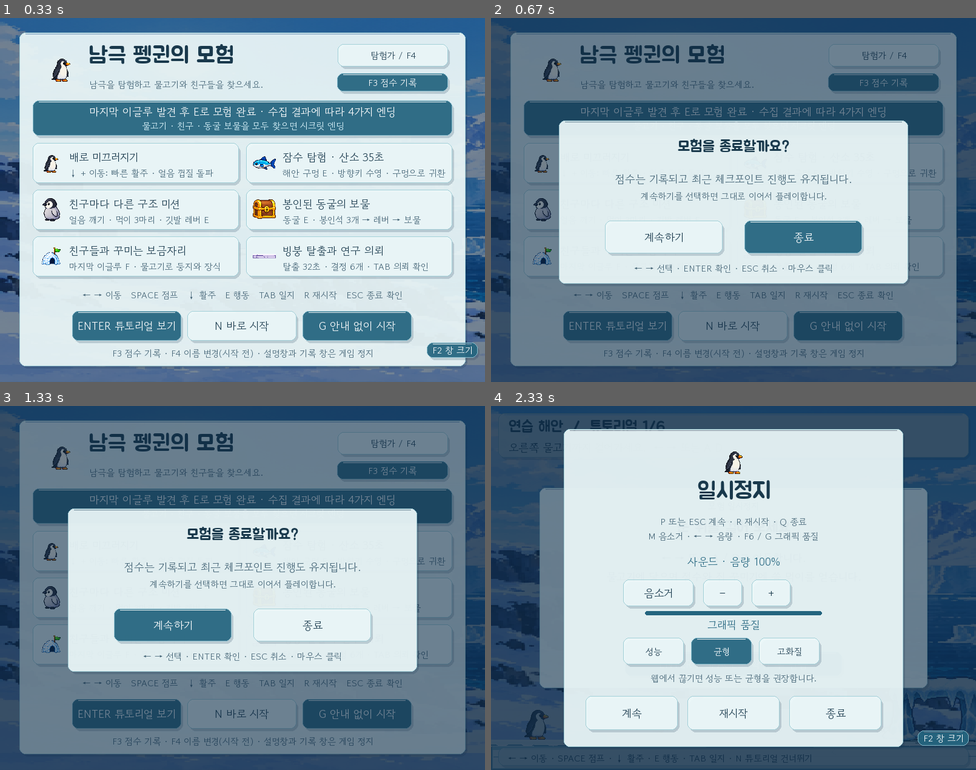
Above: before the commit, frames 1-4 (two rows, left to right).
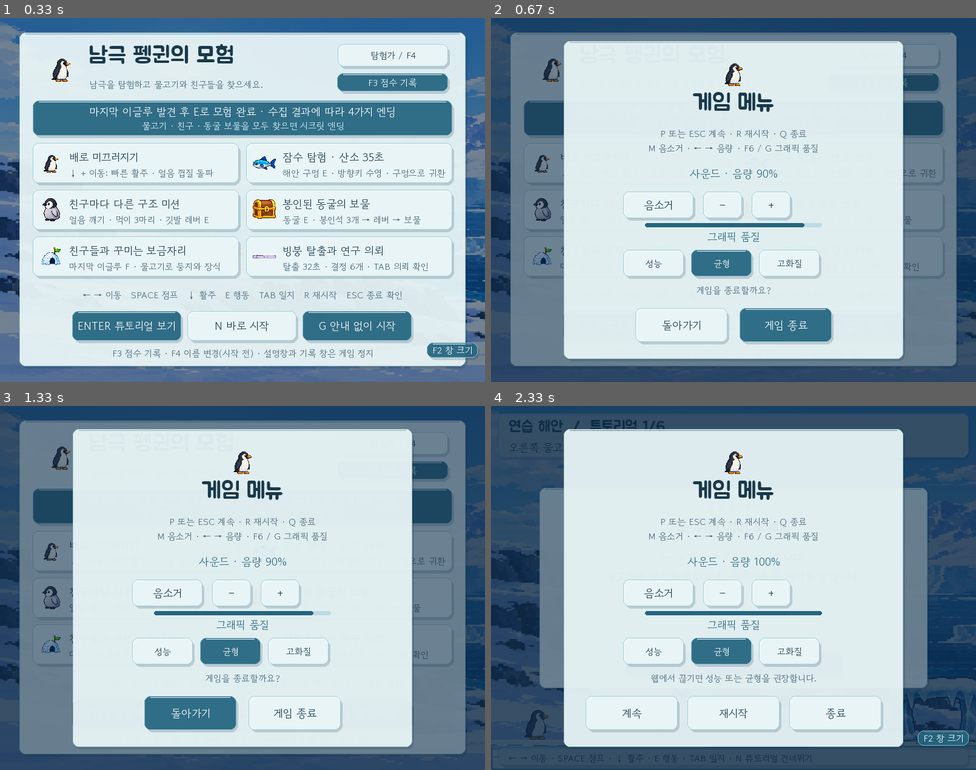
Above: after the commit, the same moments.

Repository: CJE-cpu/penguingame
Game: pygame game, started from pygame/main.py
Two runs of this game, one before a commit and one after it. Both use one fixed random seed, a clock stepped at 60 frames per second and the inputs below.
Inputs:
- Up to frame 1 (0.33 s): no input
- Up to frame 2 (0.67 s): hold Esc from 0.33 s (still down); hold Right from 0.33 s (still down)
- Up to frame 3 (1.33 s): release Esc at 0.8 s; release Right at 0.8 s; hold Right from 0.88 s (still down)
- Up to frame 4 (2.33 s): release Right at 1.35 s; hold Space 1.43-1.73 s; hold Up 1.43-1.73 s; tap Space at 1.77 s; hold P from 2.1 s (still down); hold Up from 2.1 s (still down)

Frame 1 is identical in both runs. In frame 2, 37% of the frame differs, in the area x 14-86%, y 6-94%; in frame 3, 37%; in frame 4, 0.5%.

Commit message:
Unify pause settings and exit menu

Diff:
--- a/pygame/main.py
+++ b/pygame/main.py
@@ -227,6 +227,7 @@
         self.run_id = uuid4().hex
         self.exit_open = False
         self.exit_choice = False
+        self.exit_return_paused = False
         self.restart_open = False
         self.restart_choice = False
         self.ending_prompt_open = False
@@ -471,6 +472,19 @@
     def handle_key(self, key):
         # Keep pause controls isolated from normal gameplay input.
         if getattr(self, 'paused', False):
+            if self.exit_open:
+                if key in (pg.K_ESCAPE, pg.K_n, pg.K_q):
+                    self.cancel_exit()
+                elif key in (pg.K_LEFT, pg.K_RIGHT, pg.K_TAB):
+                    self.exit_choice = not self.exit_choice
+                elif key == pg.K_y:
+                    self.quit_requested = True
+                elif key in (pg.K_RETURN, pg.K_SPACE):
+                    if self.exit_choice:
+                        self.quit_requested = True
+                    else:
+                        self.cancel_exit()
+                return False
             if key in (pg.K_p, pg.K_ESCAPE):
                 self.paused = False
                 self.content.say('계속')
@@ -495,7 +509,6 @@
                 self.ask_restart()
                 return False
             if key == pg.K_q:
-                self.paused = False
                 self.ask_exit()
                 return False
             return False
@@ -657,8 +670,14 @@
 
     def ask_exit(self):
         if not self.exit_open:
+            self.exit_return_paused = bool(getattr(self, 'paused', False))
+            self.paused = True
             self.exit_open = True
             self.exit_choice = False
+
+    def cancel_exit(self):
+        self.exit_open = False
+        self.paused = bool(getattr(self, 'exit_return_paused', False))
 
     def ask_restart(self):
         if not self.restart_open:
@@ -671,6 +690,13 @@
 
     def handle_click(self, pos):
         if getattr(self, 'paused', False):
+            if self.exit_open:
+                cancel, confirm = self.ui.exit_buttons()
+                if cancel.collidepoint(pos):
+                    self.cancel_exit()
+                elif confirm.collidepoint(pos):
+                    self.quit_requested = True
+                return
             resume, restart, quitb = self.ui.pause_buttons()
             mute, quieter, louder = self.ui.pause_audio_buttons()
             quality_buttons = self.ui.pause_quality_buttons()
@@ -701,7 +727,6 @@
                 self.ask_restart()
                 return
             if quitb.collidepoint(pos):
-                self.paused = False
                 self.ask_exit()
                 return
             return
@@ -1535,8 +1560,6 @@
             self.ui.restart_dialog(self,screen)
         if self.ending_prompt_open:
             self.ui.ending_prompt(self,screen)
-        if self.exit_open:
-            self.ui.exit_dialog(self,screen)
         if getattr(self, 'paused', False):
             self.ui.pause_menu(self, screen)
 
--- a/pygame/test_game.py
+++ b/pygame/test_game.py
@@ -101,6 +101,22 @@
         game.handle_click(game.ui.pause_quality_buttons()[0].center)
         self.assertEqual(game.quality_index, 0)
         self.assertEqual(game.quality, 'performance')
+
+    def test_pause_exit_confirmation_stays_inside_game_menu(self):
+        game = self.game
+        game.paused = True
+        game.handle_key(pg.K_q)
+        self.assertTrue(game.paused)
+        self.assertTrue(game.exit_open)
+        game.handle_key(pg.K_ESCAPE)
+        self.assertTrue(game.paused)
+        self.assertFalse(game.exit_open)
+        game.handle_click(game.ui.pause_buttons()[2].center)
+        self.assertTrue(game.paused)
+        self.assertTrue(game.exit_open)
+        game.handle_click(game.ui.exit_buttons()[0].center)
+        self.assertTrue(game.paused)
+        self.assertFalse(game.exit_open)
 
     def test_context_slot_moves_below_full_potion_and_objective_rows(self):
         ui = self.game.ui
@@ -1171,6 +1187,7 @@
         g.content.escape_left = 20
         g.handle_key(pg.K_ESCAPE)
         self.assertTrue(g.exit_open)
+        self.assertTrue(g.paused)
         self.assertFalse(g.exit_choice)
         snapshot = (g.time,g.player.copy(),g.content.oxygen,g.effects.copy(),g.grow_guard,g.content.escape_left)
         g.handle_key(pg.K_r)
@@ -1179,6 +1196,7 @@
         g.draw(self.screen)
         g.handle_key(pg.K_ESCAPE)
         self.assertFalse(g.exit_open)
+        self.assertFalse(g.paused)
         self.assertEqual(g.coach.modal,lesson)
         self.assertFalse(g.quit_requested)
         g.coach.modal = None
@@ -1200,6 +1218,7 @@
         g.ask_exit()
         g.handle_click(g.ui.exit_buttons()[0].center)
         self.assertFalse(g.exit_open)
+        self.assertFalse(g.paused)
         g.ask_exit()
         g.handle_key(pg.K_RIGHT)
         g.handle_key(pg.K_RETURN)
--- a/pygame/ui.py
+++ b/pygame/ui.py
@@ -256,7 +256,7 @@
                 for index, (action, label) in enumerate(choices)]
 
     def exit_buttons(self):
-        return pg.Rect(188,334,194,54),pg.Rect(418,334,194,54)
+        return pg.Rect(238,478,152,56),pg.Rect(410,478,152,56)
 
     def restart_buttons(self):
         return pg.Rect(188, 342, 194, 54), pg.Rect(418, 342, 194, 54)
@@ -287,7 +287,7 @@
         self.panel(screen, (120, 38, 560, 524))
         # Icon + title
         self.icon(screen, game.penguin_right, (400, 91), (48, 64))
-        self.text(screen, '일시정지', (400, 145), self.title, center=True)
+        self.text(screen, '게임 메뉴', (400, 145), self.title, center=True)
         # Hints
         hints = [
             'P 또는 ESC 계속 · R 재시작 · Q 종료',
@@ -313,13 +313,25 @@
             self.panel(screen, rect, dark=selected)
             self.text(screen, label, rect.center, self.small,
                       'white' if selected else INK, center=True)
-        self.text(screen, '웹에서 끊기면 성능 또는 균형을 권장합니다.',
-                  (400, 448), self.small, MUTED, center=True)
-        # Buttons
-        labels = ('계속', '재시작', '종료')
-        for rect, label in zip(self.pause_buttons(), labels):
-            self.panel(screen, rect, dark=False)
-            self.text(screen, label, rect.center, self.body, INK, center=True)
+        if not game.exit_open:
+            self.text(screen, '웹에서 끊기면 성능 또는 균형을 권장합니다.',
+                      (400, 448), self.small, MUTED, center=True)
+        # Actions and exit confirmation share this panel so the player never
+        # loses the settings context while deciding whether to leave.
+        if game.exit_open:
+            self.text(screen, '게임을 종료할까요?', (400, 448), self.small,
+                      MUTED, center=True)
+            labels = ('돌아가기', '게임 종료')
+            for index, (rect, label) in enumerate(zip(self.exit_buttons(), labels)):
+                selected = bool(index) == game.exit_choice
+                self.panel(screen, rect, dark=selected)
+                self.text(screen, label, rect.center, self.body,
+                          'white' if selected else INK, center=True)
+        else:
+            labels = ('계속', '재시작', '종료')
+            for rect, label in zip(self.pause_buttons(), labels):
+                self.panel(screen, rect, dark=False)
+                self.text(screen, label, rect.center, self.body, INK, center=True)
 
     def ending_prompt(self, game, screen):
         self.veil(screen)
Not shown, changed: release/AntarcticPenguin.exe
Not shown, removed: web/public/game/browser-game-1792559843.apk
Not shown, added: web/public/game/browser-game-1792560311.apk
Not shown, changed: web/public/game/index.html
